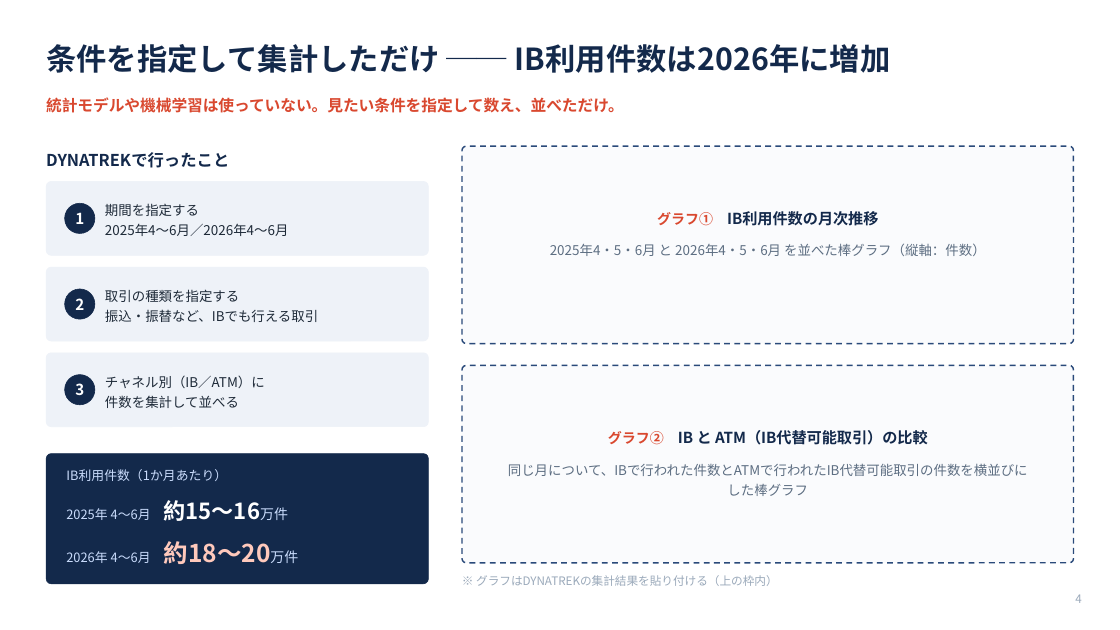
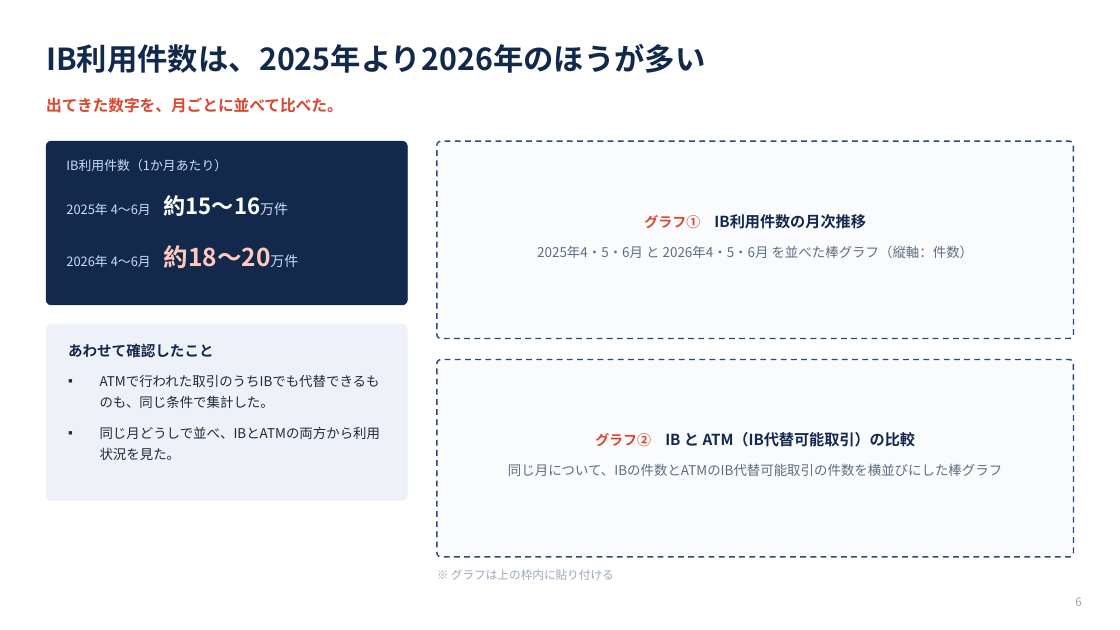
Before and after one commit to takumi66666/my-website, a slide deck: slide 6 of internship-presentation/DYNATREK_IB普及分析_成果発表.pptx (slide 4 before the commit). Drawn at 1120x630 pixels with LibreOffice and Linux fonts; fonts in the diff are those of the drawing. Boxes give left, top, right and bottom in pixels: in the first picture for what was removed or moved away, otherwise in the second. Text is boxed around its words. In the diff, an @@ line names an element or a change of style, - is before the commit and + after.

```diff
--- a/internship-presentation/DYNATREK_IB普及分析_成果発表.pptx
+++ b/internship-presentation/DYNATREK_IB普及分析_成果発表.pptx
@@ text at [46, 44, 705, 73]: text changed @@
-条件を指定して集計しただけ ── IB利用件数は2026年に増加
+IB利用件数は、2025年より2026年のほうが多い
@@ text at [46, 97, 343, 113]: text changed @@
-統計モデルや機械学習は使っていない。見たい条件を指定して数え、並べただけ。
+出てきた数字を、月ごとに並べて比べた。
@@ rounded rectangle: place and size @@
-rounded rectangle at [46, 181, 429, 255]
+rounded rectangle at [46, 141, 408, 305]
@@ rounded rectangle at [46, 141, 408, 305]: fill #EEF2F8 to #13294B; outline #EEF2F8 0.5 pt to #13294B 0.5 pt; proportions changed @@
@@ rounded rectangle: place and size @@
-rounded rectangle at [462, 146, 1074, 344]
+rounded rectangle at [437, 141, 1074, 339]
@@ text removed at [46, 152, 229, 168] @@
-DYNATREKで行ったこと
@@ text "IB利用件数（1か月あたり）": place and size @@
-text "IB利用件数（1か月あたり）" at [66, 469, 227, 481]
+text "IB利用件数（1か月あたり）" at [66, 159, 227, 171]
@@ ellipse removed at [65, 203, 95, 234] @@
@@ text "2025年 4〜6月 約15〜16万件": place and size @@
-text "2025年 4〜6月 約15〜16万件" at [66, 500, 260, 521]
+text "2025年 4〜6月 約15〜16万件" at [66, 195, 260, 216]
@@ text removed at [105, 203, 289, 236] @@
-期間を指定する
-2025年4〜6月／2026年4〜6月
@@ text "グラフ① IB利用件数の月次推移": place and size @@
-text "グラフ① IB利用件数の月次推移" at [657, 211, 878, 226]
+text "グラフ① IB利用件数の月次推移" at [644, 214, 865, 229]
@@ text "2026年 4〜6月 約18〜20万件": place and size @@
-text "2026年 4〜6月 約18〜20万件" at [66, 541, 271, 564]
+text "2026年 4〜6月 約18〜20万件" at [66, 245, 271, 268]
@@ text removed at [75, 212, 84, 224] @@
-1
@@ text "2025年4・5・6月 と 2026年4・5・6月 を並べた棒グラフ（縦軸：件数）": place and size @@
-text "2025年4・5・6月 と 2026年4・5・6月 を並べた棒グラフ（縦軸：件数）" at [550, 243, 986, 256]
+text "2025年4・5・6月 と 2026年4・5・6月 を並べた棒グラフ（縦軸：件数）" at [537, 245, 974, 258]
@@ rounded rectangle removed at [46, 267, 429, 341] @@
@@ ellipse removed at [65, 289, 95, 319] @@
@@ text removed at [75, 298, 84, 310] @@
-2
@@ text removed at [105, 289, 318, 322] @@
-取引の種類を指定する
-振込・振替など、IBでも行える取引
@@ rounded rectangle: place and size @@
-rounded rectangle at [46, 353, 429, 427]
+rounded rectangle at [46, 324, 408, 501]
@@ rounded rectangle at [46, 324, 408, 501]: proportions changed @@
@@ text added at [68, 343, 214, 358], 12.5 pt, text #13294B, bold @@
+あわせて確認したこと
@@ ellipse removed at [65, 375, 95, 405] @@
@@ text removed at [75, 383, 84, 395] @@
-3
@@ text removed at [105, 375, 265, 408] @@
-チャネル別（IB／ATM）に
-件数を集計して並べる
@@ rounded rectangle: place and size @@
-rounded rectangle at [462, 365, 1074, 563]
+rounded rectangle at [437, 360, 1074, 557]
@@ text added at [100, 395, 381, 460], 11.5 pt, text #1E2A38 @@
+▪ ATMで行われた取引のうちIBでも代替できるものも、同じ条件で集計した。
+▪ 同じ月どうしで並べ、IBとATMの両方から利用状況を見た。
@@ text "グラフ② IB と ATM（IB代替可能取引）の比較": place and size @@
-text "グラフ② IB と ATM（IB代替可能取引）の比較" at [608, 430, 928, 445]
+text "グラフ② IB と ATM（IB代替可能取引）の比較" at [595, 432, 916, 447]
@@ rounded rectangle removed at [46, 454, 429, 584] @@
@@ text at [508, 463, 1002, 476]: text changed @@
-同じ月について、IBで行われた件数とATMで行われたIB代替可能取引の件数を横並びにした棒グラフ
+同じ月について、IBの件数とATMのIB代替可能取引の件数を横並びにした棒グラフ
@@ text at [451, 569, 614, 580]: text changed @@
-※ グラフはDYNATREKの集計結果を貼り付ける（上の枠内）
+※ グラフは上の枠内に貼り付ける
@@ text removed at [1075, 594, 1081, 603] @@
-4
@@ text added at [1075, 597, 1081, 606], 10 pt, text #9AA9BA @@
+6
```
Also in this commit, not shown: 4 other slides changed, 3 slides added, 1 slide removed, 2 other files.
